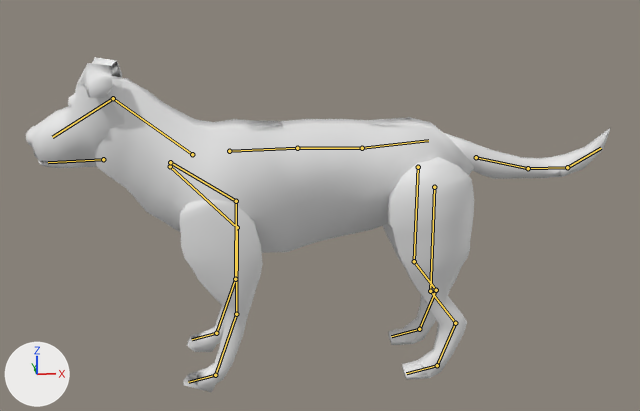
One commit to the Blender file Assets/Models/survivor_base.blend: the scene before it, then after it.
Rendered twice from a 50 mm lens placed at (0.04, -14.15, 7.32), pointed at (1.48, 0.09, 2.88). Lighting does not change. The marker at lower left points along +X, +Y and +Z. The bones that bend it are drawn over the model as lines.

The first picture shows 'Dog'.
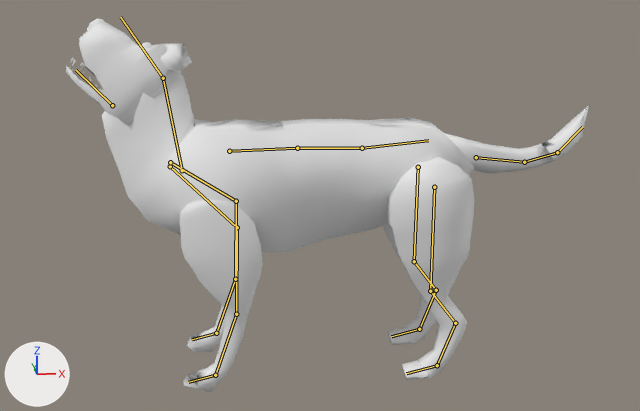
The newer file adds an action. The first version stands in its rest pose; the second is drawn at frame 14 of the action 'DogHowling'.

Location of each change, (x1, y1, x2, y2) in pixels of the pictures (640 x 411 px):
'Dog', posed (11% narrower, 11% taller): before (26, 57, 611, 392); after (66, 19, 589, 392)
bone 'Tail', root to tip: before (476, 157) to (528, 168); after (476, 157) to (524, 162)
bone 'Neck', root to tip: before (192, 154) to (113, 98); after (182, 170) to (163, 78)
bone 'Head', root to tip: before (113, 98) to (52, 137); after (163, 78) to (120, 17)
bone 'Mouth', root to tip: before (103, 159) to (48, 162); after (112, 105) to (76, 70)

The edits, one by one:
Bone 'Tail' (bone_tail) turns from (0, 0, 0) to (13, 24, 1) degrees about its own x, y and z.
Bone 'Neck' (bone_neck) moves from (0.0, 0.0, 0.0) to (-0.13, -0.03, 0.34).
Bone 'Neck' (bone_neck) turns from (0, 0, 0) to (-43, 11, 1) degrees about its own x, y and z.
Bone 'Head' (bone_head) turns from (0, 0, 0) to (46, 3, 1) degrees about its own x, y and z.
Bone 'Mouth' (bone_mouth) moves from (0.0, 0.0, 0.0) to (0.07, -0.23, -0.88).
Bone 'Mouth' (bone_mouth) turns from (0, 0, 0) to (-44, 27, 11) degrees about its own x, y and z.
